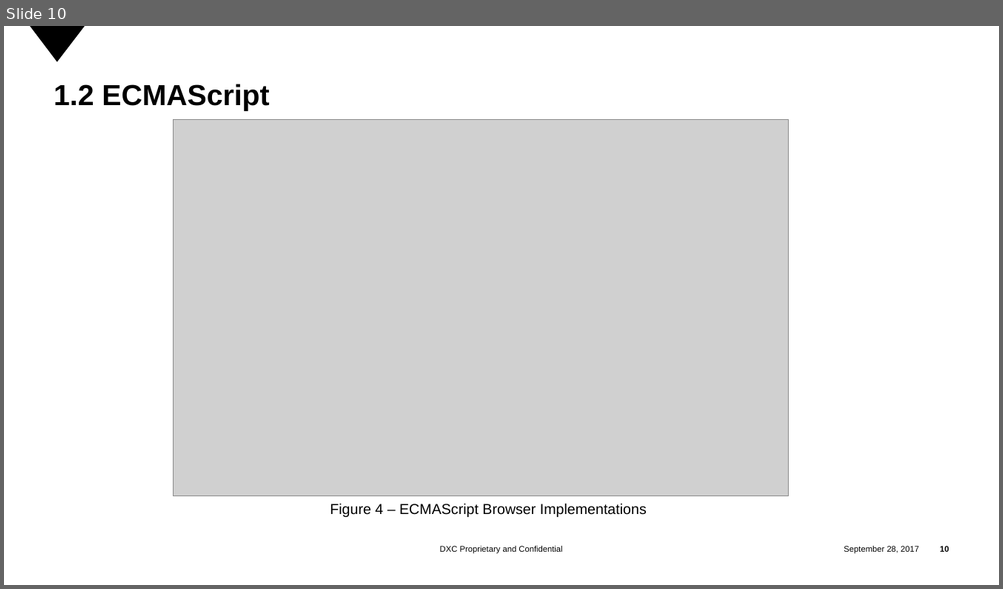
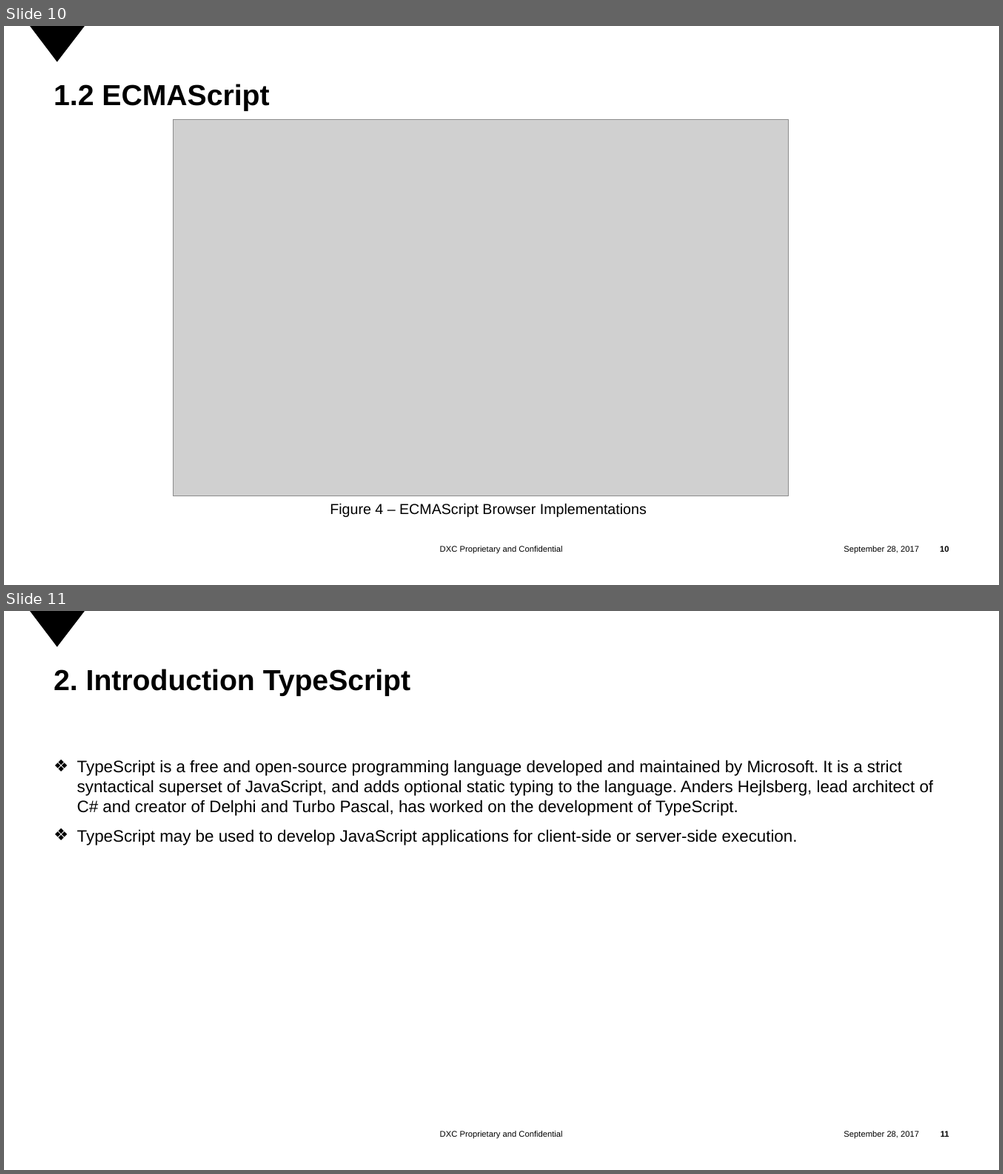
Before and after one commit to tranminhtrong/initial_bat_files, a slide deck: Introduction TypeScript.pptx. Shown one above the other, each under a label of ours: slide 10 before the commit, slides 10 and 11 after it. The pictures are 1003x589 and 1003x1174 pixels, drawn with LibreOffice and Linux fonts; fonts in the diff are those of the drawing; grey boxes stand for pictures; background and template pictures are left out. Boxes give left, top, right and bottom in pixels: in the first picture for what was removed or moved away, otherwise in the second. Text is boxed around its words. In the diff, an @@ line names an element or a change of style, - is before the commit and + after.

```diff
--- a/Introduction TypeScript.pptx
+++ b/Introduction TypeScript.pptx
@@ slide 11 added at (x1=4, y1=611, x2=999, y2=1170), background #FFFFFF; not listed: 4 template elements that a slide beside it also shows @@
@@ title added at (x1=54, y1=669, x2=410, y2=696), 28 pt, text #000000, bold @@
+2. Introduction TypeScript
@@ text added at (x1=77, y1=760, x2=933, y2=846), 16 pt, text #000000 @@
+❖ TypeScript is a free and open-source programming language developed and maintained by Microsoft. It is a strict syntactical superset of JavaScript, and adds optional static typing to the language. Anders Hejlsberg, lead architect of C# and creator of Delphi and Turbo Pascal, has worked on the development of TypeScript.
+❖ TypeScript may be used to develop JavaScript applications for client-side or server-side execution.
```
Also in this commit, not shown: 1 slide changed, 22 other slides added, 1 slide removed, 1 other file.
